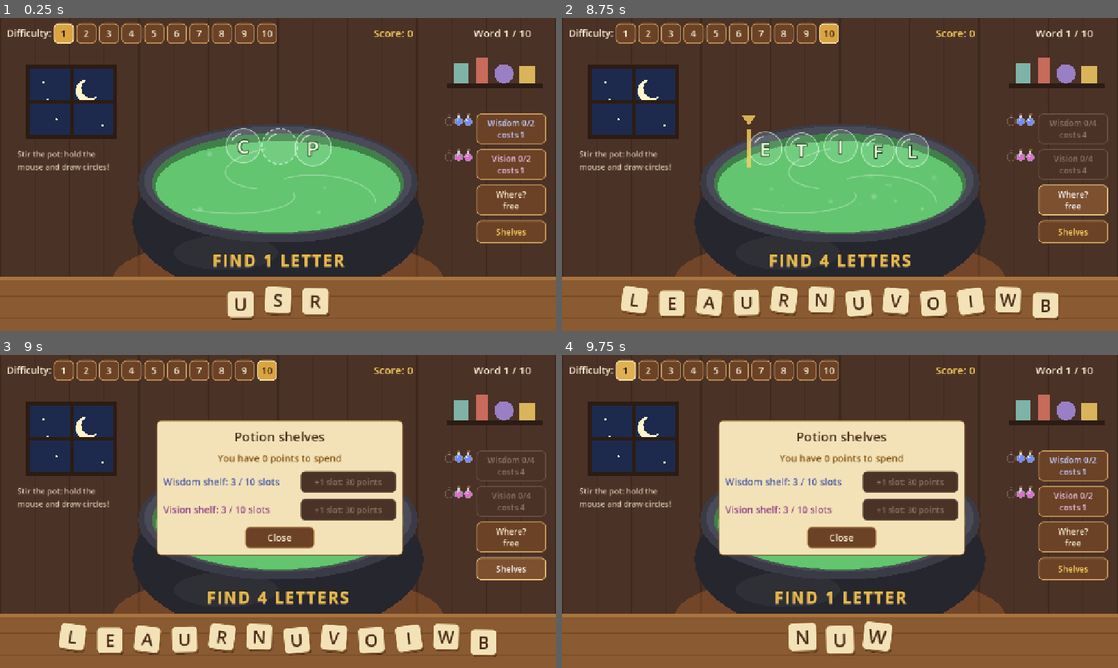
Above: before the commit, frames 1-4 (two rows, left to right).
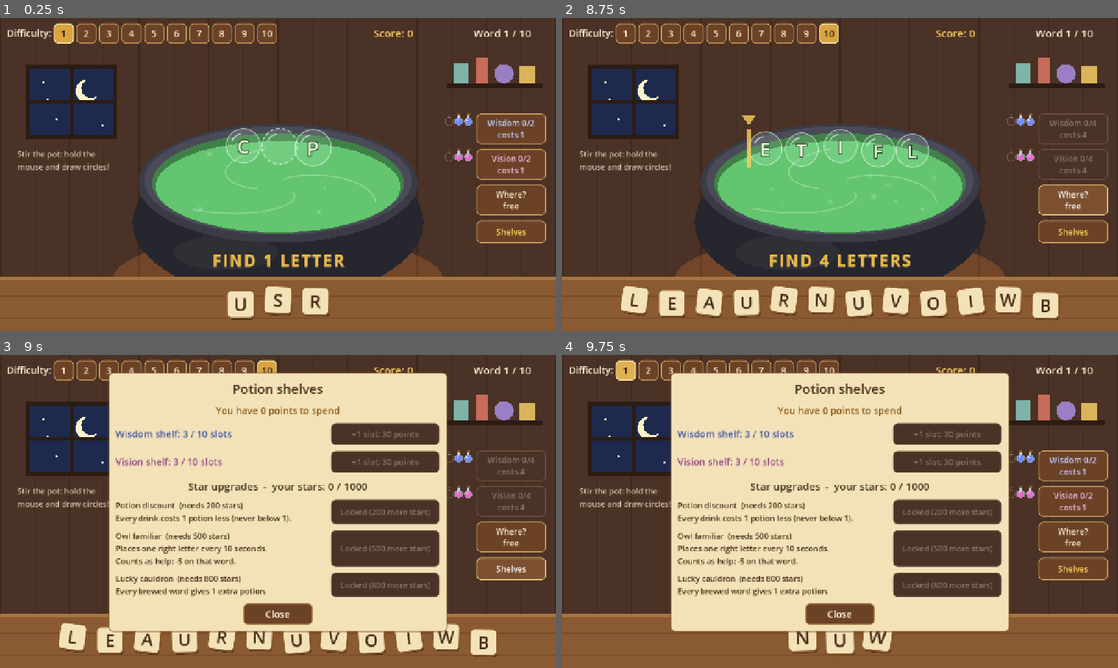
Above: after the commit, the same moments.

Repository: Kappakapawie/Spell-Cauldron
Game: Godot game, scene res://scenes/main.tscn
The game is run twice, just before and just after one commit, with the same random seed, the same clock (stepped at 60 frames per second) and the same inputs.
Inputs:
- Up to frame 1 (0.25 s): no input
- Up to frame 2 (8.75 s): click "1" at 0.5 s; click "2" at 1.25 s; click "3" at 2 s; click "4" at 2.75 s; click "5" at 3.5 s; click "6" at 4.25 s; click "7" at 5 s; click "8" at 5.75 s; click "9" at 6.5 s; click "10" at 7.25 s; click "Where? free" at 8 s
- Up to frame 3 (9 s): click "Shelves" at 8.75 s
- Up to frame 4 (9.75 s): click "1" at 9.5 s

Frames 1-2 are identical in both runs. In frame 3, 37% of the frame differs, in the area x 19-81%, y 5-89%; in frame 4, 37%.

Commit message:
Add star-locked upgrades: discount, owl familiar, lucky cauldron
Upgrades in the Shelves menu unlock at a total star count across all
levels and are bought with score points:
- 200 stars: Potion discount (drinks cost 1 less, never below 1)
- 500 stars: Owl familiar places one right letter every 10 seconds,
  with a timer ring beside the cauldron; can be switched off and counts
  as help (-5 on that word)
- 800 stars: Lucky cauldron (+1 potion per brewed word)
Upgrades and the owl on/off setting are saved. Tests cover the owl
solving words with visible and hidden gaps, discount and lucky.

Co-Authored-By: Claude Opus 5.5 <noreply@anthropic.com>

Diff:
--- a/scripts/main.gd
+++ b/scripts/main.gd
@@ -95,6 +95,25 @@
 var shop_panel: PanelContainer
 var shop_rows := {}           ## kind -> {label: Label, button: Button}
 var shop_score_label: Label
+
+## Star upgrades: unlocked by your total level stars (sum of best stars, max 1000),
+## then bought with score points in the Shelves menu.
+const UPGRADES := [
+	{"id": "discount", "name": "Potion discount", "stars": 200, "price": 100,
+		"desc": "Every drink costs 1 potion less (never below 1)."},
+	{"id": "familiar", "name": "Owl familiar", "stars": 500, "price": 150,
+		"desc": "Places one right letter every 10 seconds.\nCounts as help: -5 on that word."},
+	{"id": "lucky", "name": "Lucky cauldron", "stars": 800, "price": 250,
+		"desc": "Every brewed word gives 1 extra potion."},
+]
+const FAMILIAR_INTERVAL := 10.0
+const FAMILIAR_POS := Vector2(232, 470)
+var owned_upgrades := {}      ## upgrade id -> true
+var familiar_on := true       ## the owl can be switched off for a perfect run
+var familiar_time := 0.0
+var familiar_helped := false  ## the owl placed a letter in this word
+var auto_done := {}           ## hidden-gap words: missing index -> placed by the owl
+var upgrade_rows := {}        ## upgrade id -> {label, button}
 var score := 0
 var score_incoming := 0       ## points still flying to the score counter
 var level_buttons: Array[Button] = []
@@ -133,10 +152,110 @@
 	_start_level(1)
 
 
-func _process(_delta: float) -> void:
+func _process(delta: float) -> void:
 	queue_redraw()  # keeps the brew, picture and engraving alive
 	if stirring:
 		spoon.position = get_global_mouse_position()
+	if _familiar_working():
+		familiar_time += delta
+		if familiar_time >= FAMILIAR_INTERVAL:
+			familiar_time = 0.0
+			_familiar_place()
+
+
+# ---------------------------------------------------------------- owl familiar
+
+func _has_familiar() -> bool:
+	return owned_upgrades.has("familiar") and familiar_on
+
+
+func _familiar_working() -> bool:
+	return _has_familiar() and not puzzle.is_empty() and not busy and dragged == null \
+		and not stirring and not complete_panel.visible and not shop_panel.visible \
+		and _familiar_next_index() >= 0
+
+
+## The next missing letter the owl would place, or -1 if there is nothing to do.
+func _familiar_next_index() -> int:
+	var word: String = puzzle.word
+	for i in puzzle.missing:
+		if puzzle.gaps_visible:
+			var slot := _slot_for(i)
+			if slot and not (slot.tile and slot.tile.letter == word[i]):
+				return i
+		elif not auto_done.has(i):
+			return i
+	return -1
+
+
+func _slot_for(index: int) -> GapSlot:
+	for item in row:
+		var slot := item as GapSlot
+		if slot and slot.index == index:
+			return slot
+	return null
+
+
+## Puts one right letter into its right place.
+func _familiar_place() -> void:
+	var idx := _familiar_next_index()
+	if idx < 0:
+		return
+	var word: String = puzzle.word
+	var letter := word[idx]
+	# Prefer a matching letter still on the table; otherwise move one the player placed.
+	var t: LetterTile = null
+	for tile in tiles:
+		if tile.letter == letter and not tile.in_word:
+			t = tile
+			break
+	if t == null:
+		for tile in tiles:
+			if tile.letter == letter and not tile.has_meta("auto"):
+				t = tile
+				break
+	if t == null:
+		return
+	_take_out_of_word(t)
+	if puzzle.gaps_visible:
+		var slot := _slot_for(idx)
+		if slot.tile:
+			_send_home(slot.tile)
+		slot.tile = t
+	else:
+		# Insert before the first fixed letter (or owl letter) that comes later in the word.
+		var fixed_indices: Array = []
+		for i in word.length():
+			if not (i in puzzle.missing):
+				fixed_indices.append(i)
+		var pos := row.size()
+		var k := 0
+		for p in row.size():
+			var lt := row[p] as LetterTile
+			if lt == null:
+				continue
+			if not lt.movable:
+				if int(fixed_indices[k]) > idx:
+					pos = p
+					break
+				k += 1
+			elif lt.has_meta("auto") and int(lt.get_meta("auto")) > idx:
+				pos = p
+				break
+		row.insert(pos, t)
+		auto_done[idx] = true
+	t.set_meta("auto", idx)
+	t.in_word = true
+	familiar_helped = true
+	_layout_row(true)
+	sparkles.position = _target_of(t)
+	_burst(sparkles)
+
+
+func _forget_auto(t: LetterTile) -> void:
+	if t.has_meta("auto"):
+		auto_done.erase(int(t.get_meta("auto")))
+		t.remove_meta("auto")
 
 
 # ---------------------------------------------------------------- levels & words
@@ -232,6 +351,9 @@
 	vision_level = 0
 	wisdom_level = 0
 	wisdom_order = []
+	familiar_time = 0.0
+	familiar_helped = false
+	auto_done = {}
 	_update_potion_ui()
 
 
@@ -455,10 +577,12 @@
 			slot.tile = null
 	row.erase(t)
 	t.in_word = false
+	_forget_auto(t)
 
 
 func _send_home(t: LetterTile) -> void:
 	t.in_word = false
+	_forget_auto(t)
 	_tween_node(t, t.home_position, 1.0, t.home_rotation, 0.3)
 
 
@@ -685,12 +809,15 @@
 
 ## Potions it costs to drink one, by difficulty: 1,1,1,2,2,2,3,3,3,4.
 func _potion_cost() -> int:
-	return 1 + (level - 1) / 3
-
-
-## Potions earned for brewing a word: bigger words give more (1-4).
+	var cost := 1 + (level - 1) / 3
+	if owned_upgrades.has("discount"):
+		cost -= 1
+	return maxi(1, cost)
+
+
+## Potions earned for brewing a word: bigger words give more (1-4), +1 with Lucky cauldron.
 func _potion_reward() -> int:
-	return _reward_for(puzzle.word)
+	return _reward_for(puzzle.word) + (1 if owned_upgrades.has("lucky") else 0)
 
 
 func _reward_for(word: String) -> int:
@@ -791,6 +918,10 @@
 	score = int(cfg.get_value("progress", "score", 0))
 	for kind in shelf_slots.keys():
 		shelf_slots[kind] = clampi(int(cfg.get_value("shelves", kind, START_SLOTS)), START_SLOTS, MAX_SLOTS)
+	for u in UPGRADES:
+		if bool(cfg.get_value("upgrades", u.id, false)):
+			owned_upgrades[u.id] = true
+	familiar_on = bool(cfg.get_value("upgrades", "familiar_on", true))
 	# Level stars use the out-of-100 scoring ("stars" section; older "levels" data is ignored).
 	for n in range(1, GameData.LEVELS.size() + 1):
 		if cfg.has_section_key("stars", "best_%d" % n):
@@ -815,6 +946,9 @@
 	cfg.set_value("progress", "score", score)
 	for kind in shelf_slots:
 		cfg.set_value("shelves", kind, shelf_slots[kind])
+	for id in owned_upgrades:
+		cfg.set_value("upgrades", id, true)
+	cfg.set_value("upgrades", "familiar_on", familiar_on)
 	for n in level_records:
 		cfg.set_value("stars", "best_%d" % n, level_records[n].best)
 		cfg.set_value("stars", "conquered_%d" % n, level_records[n].conquered)
@@ -871,6 +1005,8 @@
 	if vision_level > 0:
 		pts -= HELP_PENALTY
 	if wisdom_level > 0:
+		pts -= HELP_PENALTY
+	if familiar_helped:
 		pts -= HELP_PENALTY
 	return maxi(0, pts)
 
@@ -974,6 +1110,7 @@
 	_draw_picture(time)
 	# Golden engraving on the front of the cauldron
 	_draw_engraving()
+	_draw_familiar(time)
 	# Table
 	draw_rect(Rect2(0, 595, 1280, 125), Color("8a5a32"))
 	draw_rect(Rect2(0, 595, 1280, 8), Color("a8743f"))
@@ -1004,6 +1141,21 @@
 	main_c.a = 0.2 + 0.8 * clear * clear
 	draw_string(emoji_font, Vector2(-150, baseline), pic, HORIZONTAL_ALIGNMENT_CENTER, 300, fs, main_c)
 	draw_set_transform(Vector2.ZERO, 0.0, Vector2.ONE)
+
+
+## The owl familiar beside the cauldron, with a ring that fills up until it helps.
+func _draw_familiar(time: float) -> void:
+	if not _has_familiar():
+		return
+	var c := FAMILIAR_POS + Vector2(0, sin(time * 1.5) * 3.0)
+	draw_circle(c, 36.0, Color(0, 0, 0, 0.25))
+	draw_arc(c, 36.0, 0.0, TAU, 40, Color(1, 0.85, 0.4, 0.2), 4.0, true)
+	var frac := familiar_time / FAMILIAR_INTERVAL
+	if frac > 0.0:
+		draw_arc(c, 36.0, -PI / 2, -PI / 2 + TAU * frac, 40, BREW_GOLD, 4.0, true)
+	var fs := 40
+	var baseline := (emoji_font.get_ascent(fs) - emoji_font.get_descent(fs)) * 0.5
+	draw_string(emoji_font, c + Vector2(-40, baseline), "🦉", HORIZONTAL_ALIGNMENT_CENTER, 80, fs)
 
 
 func _draw_engraving() -> void:
@@ -1269,8 +1421,8 @@
 
 func _build_shop(root: Control) -> void:
 	shop_panel = PanelContainer.new()
-	shop_panel.position = Vector2(360, 150)
-	shop_panel.custom_minimum_size = Vector2(560, 0)
+	shop_panel.position = Vector2(250, 40)
+	shop_panel.custom_minimum_size = Vector2(780, 0)
 	shop_panel.visible = false
 	root.add_child(shop_panel)
 	var box := VBoxContainer.new()
@@ -1289,14 +1441,35 @@
 		row.add_theme_constant_override("separation", 16)
 		box.add_child(row)
 		var info := _label("", 22)
-		info.custom_minimum_size = Vector2(300, 0)
+		info.custom_minimum_size = Vector2(480, 0)
 		info.add_theme_color_override("font_color", PotionArt.COLORS[kind].darkened(0.35))
 		row.add_child(info)
-		var buy := _button("", Vector2(220, 50))
+		var buy := _button("", Vector2(250, 50))
 		buy.add_theme_font_size_override("font_size", 19)
 		buy.pressed.connect(_buy_slot.bind(kind))
 		row.add_child(buy)
 		shop_rows[kind] = {"label": info, "button": buy}
+
+	# Star upgrades: unlocked by total level stars, bought with score points.
+	var header := _label("", 24)
+	header.name = "StarHeader"
+	header.horizontal_alignment = HORIZONTAL_ALIGNMENT_CENTER
+	header.add_theme_color_override("font_color", Color("4a2c17"))
+	box.add_child(header)
+	upgrade_rows["_header"] = {"label": header}
+	for u in UPGRADES:
+		var row := HBoxContainer.new()
+		row.add_theme_constant_override("separation", 16)
+		box.add_child(row)
+		var info := _label("", 18)
+		info.custom_minimum_size = Vector2(480, 0)
+		info.add_theme_color_override("font_color", Color("4a2c17"))
+		row.add_child(info)
+		var buy := _button("", Vector2(250, 56))
+		buy.add_theme_font_size_override("font_size", 18)
+		buy.pressed.connect(_on_upgrade_button.bind(u.id))
+		row.add_child(buy)
+		upgrade_rows[u.id] = {"label": info, "button": buy}
 	var close := _button("Close", Vector2(160, 50))
 	close.size_flags_horizontal = Control.SIZE_SHRINK_CENTER
 	close.pressed.connect(func() -> void: shop_panel.visible = false)
@@ -1321,8 +1494,59 @@
 	_update_shop()
 
 
+## Sum of your best star on every level (max 100 per level, 1000 in total).
+func total_stars() -> int:
+	var total := 0
+	for n in level_records:
+		total += int(level_records[n].best)
+	return total
+
+
+func _upgrade_info(id: String) -> Dictionary:
+	for u in UPGRADES:
+		if u.id == id:
+			return u
+	return {}
+
+
+func _on_upgrade_button(id: String) -> void:
+	var u := _upgrade_info(id)
+	if owned_upgrades.has(id):
+		if id == "familiar":
+			familiar_on = not familiar_on  # switch the owl on/off
+			familiar_time = 0.0
+	elif total_stars() >= int(u.stars) and score >= int(u.price):
+		score -= int(u.price)
+		owned_upgrades[id] = true
+	else:
+		return
+	_save_game()
+	_update_potion_ui()
+	_update_shop()
+
+
 func _update_shop() -> void:
 	shop_score_label.text = "You have %d points to spend" % score
+	var stars := total_stars()
+	(upgrade_rows["_header"].label as Label).text = \
+		"Star upgrades  -  your stars: %d / %d" % [stars, GameData.LEVELS.size() * 100]
+	for u in UPGRADES:
+		var r: Dictionary = upgrade_rows[u.id]
+		(r.label as Label).text = "%s  (needs %d stars)\n%s" % [u.name, u.stars, u.desc]
+		var b: Button = r.button
+		if owned_upgrades.has(u.id):
+			if u.id == "familiar":
+				b.text = "Owl: ON" if familiar_on else "Owl: OFF"
+				b.disabled = false
+			else:
+				b.text = "Owned"
+				b.disabled = true
+		elif stars < int(u.stars):
+			b.text = "Locked (%d more stars)" % (int(u.stars) - stars)
+			b.disabled = true
+		else:
+			b.text = "Buy: %d points" % u.price
+			b.disabled = score < int(u.price)
 	for kind in shop_rows:
 		var row: Dictionary = shop_rows[kind]
 		var shelf_name := "Wisdom" if kind == PotionArt.WISDOM else "Vision"
--- a/tests/smoke_test.gd
+++ b/tests/smoke_test.gd
@@ -134,6 +134,42 @@
 	else:
 		print("bought a Wisdom slot for ", price, " points")
 
+	# Owl familiar: solves whole words on easy (visible gaps) and hard (hidden gaps) levels.
+	main.owned_upgrades["familiar"] = true
+	main.familiar_on = true
+	for lvl in [1, 4, 6, 10]:
+		for attempt in 3:
+			main._start_level(lvl)
+			await process_frame
+			var word: String = main.puzzle.word
+			var guard := 0
+			while main._familiar_next_index() >= 0 and guard < 10:
+				main._familiar_place()
+				guard += 1
+			if main._spelling() != word:
+				_fail("owl on level %d spelled %s, expected %s" % [lvl, main._spelling(), word])
+				break
+			var pts_before: int = main.level_points
+			await main._stir()
+			if main.level_points - pts_before != 5:
+				_fail("owl-helped word on level %d gave %d points, expected 5" % [lvl, main.level_points - pts_before])
+	print("owl familiar solved words on levels 1, 4, 6, 10")
+	main.owned_upgrades.erase("familiar")
+
+	# Discount and Lucky cauldron.
+	main._start_level(10)
+	await process_frame
+	var full_cost: int = main._potion_cost()
+	var reward: int = main._potion_reward()
+	main.owned_upgrades["discount"] = true
+	main.owned_upgrades["lucky"] = true
+	if main._potion_cost() != full_cost - 1 or main._potion_reward() != reward + 1:
+		_fail("discount/lucky: cost %d->%d, reward %d->%d" % [full_cost, main._potion_cost(), reward, main._potion_reward()])
+	main._start_level(1)
+	if main._potion_cost() != 1:
+		_fail("discount must never make a drink free")
+	print("discount and lucky cauldron ok")
+
 	print("RESULT: ", "PASS" if failures == 0 else "%d FAILURES" % failures)
 	quit(1 if failures > 0 else 0)
 
Not shown, changed: PLAN.md
